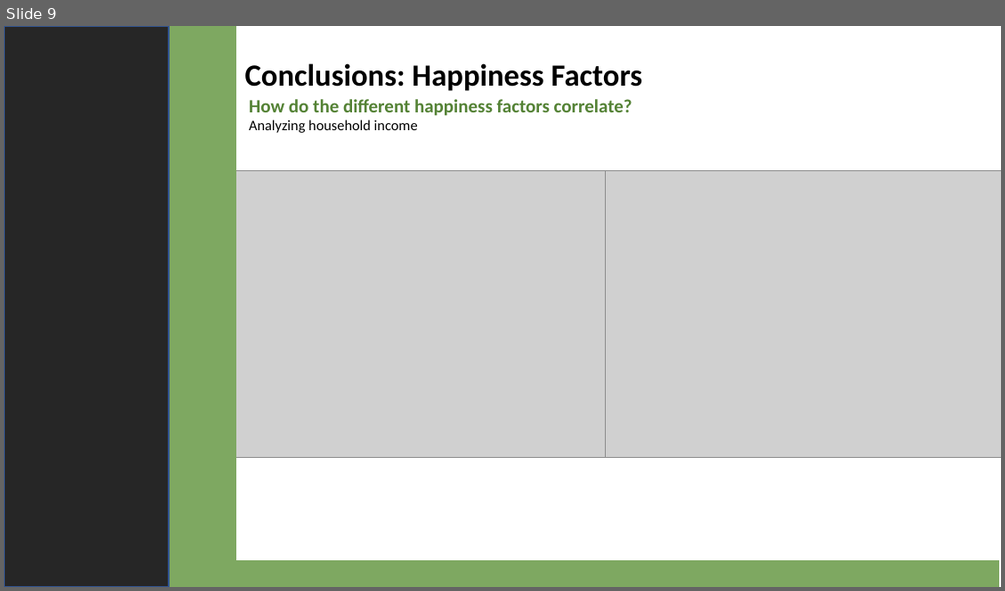
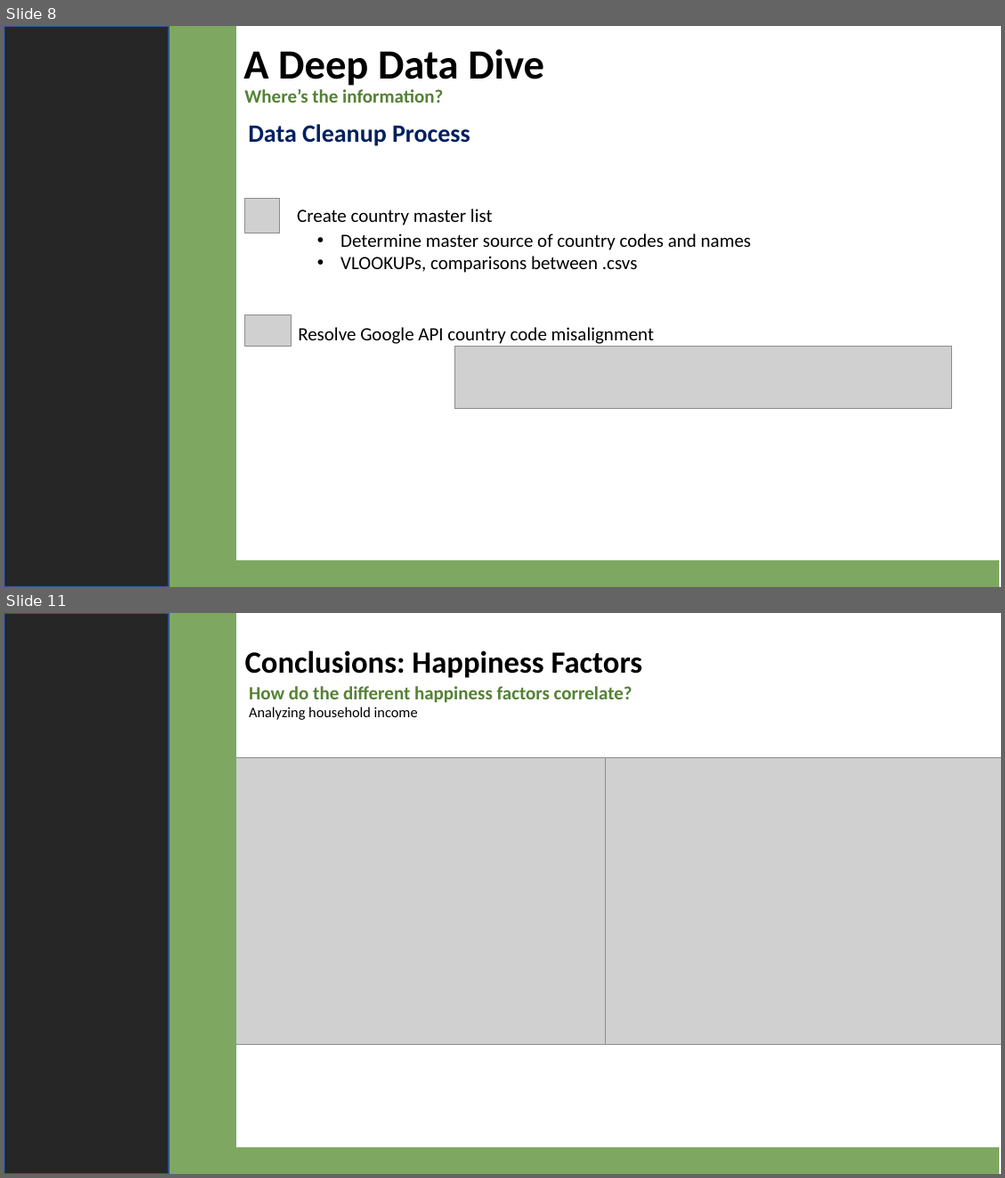
Before and after one commit to 4d4m43/DrinkAndBeHapPY, a slide deck: DrinkandBeHappy.pptx. Shown one above the other, each under a label of ours: slide 9 before the commit, slides 8 and 11 after it; the slides between them are not shown. The pictures are 1005x591 and 1005x1178 pixels, drawn with LibreOffice and Linux fonts; fonts in the diff are those of the drawing; grey boxes stand for pictures. Boxes give left, top, right and bottom in pixels: in the first picture for what was removed or moved away, otherwise in the second. Text is boxed around its words. In the diff, an @@ line names an element or a change of style, - is before the commit and + after.

Commit message:
added data exploration and analysis slides in powerpoint DrinkAndBeHappy

```diff
--- a/DrinkandBeHappy.pptx
+++ b/DrinkandBeHappy.pptx
@@ slide 8 added at box(4, 26, 1001, 587), background #542C39 @@
@@ rectangle added at box(4, 26, 1001, 587), fill #FFFFFF @@
@@ rectangle added at box(4, 26, 169, 587), fill #262626, outline #325491 1 pt @@
@@ rectangle added at box(86, 26, 235, 587), fill #7EA861, outline #7EA861 1 pt @@
@@ text added at box(243, 49, 544, 86), 40 pt, text #000000, bold @@
+A Deep Data Dive
@@ text added at box(244, 89, 443, 103), 18 pt, text #548235, bold @@
+Where’s the information?
@@ text added at box(248, 124, 470, 146), 24 pt, text #002060, bold @@
+Data Cleanup Process
@@ picture added at box(245, 198, 279, 232) @@
@@ text added at box(297, 208, 493, 225), 18 pt, text #000000 @@
+Create country master list
@@ text added at box(340, 233, 751, 273), 18 pt, text #000000 @@
+• Determine master source of country codes and names
+• VLOOKUPs, comparisons between .csvs
@@ picture added at box(245, 314, 291, 346) @@
@@ text added at box(298, 327, 654, 344), 18 pt, text #000000 @@
+Resolve Google API country code misalignment
@@ picture added at box(455, 346, 952, 408) @@
@@ rectangle added at box(208, 561, 998, 587), fill #7EA861, outline #7EA861 1 pt @@
@@ what was slide 9 is now slide 11 @@
```
Also in this commit, not shown: 4 slides changed, 2 other slides added, 1 slide removed, 2 other files.
